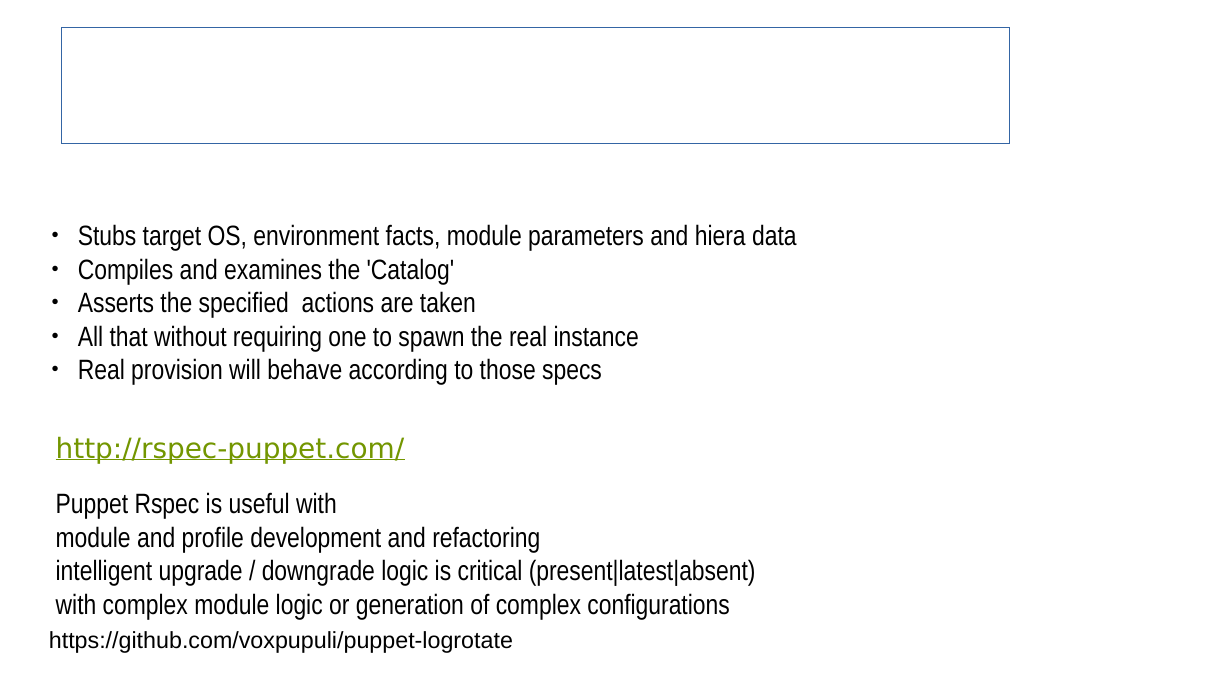
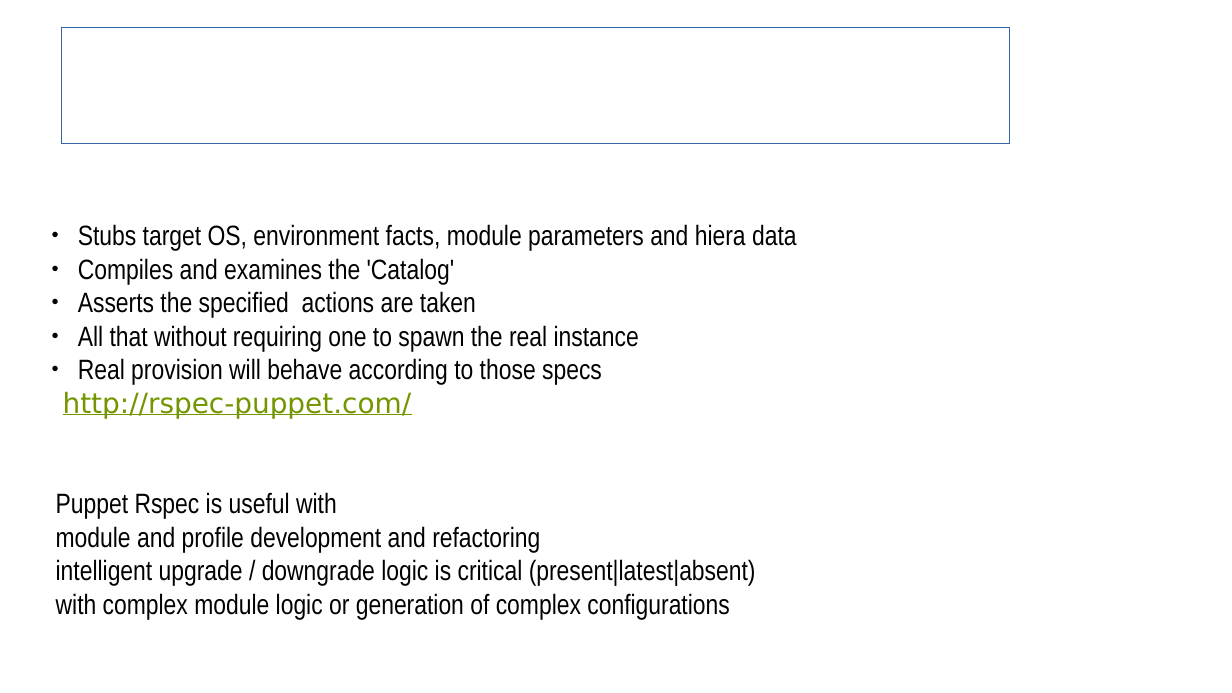
Before and after one commit to sergueik/uru_serverspec, a slide deck: slide 34 of Serverspec Integration in Cloud Provision.odp. Drawn at 1232x693 pixels with LibreOffice and Linux fonts; fonts in the diff are those of the drawing; background and template pictures are left out. Boxes give left, top, right and bottom in pixels: in the first picture for what was removed or moved away, otherwise in the second. Text is boxed around its words. In the diff, an @@ line names an element or a change of style, - is before the commit and + after.

Commit message:
final revision - updated presentation

```diff
--- a/Serverspec Integration in Cloud Provision.odp
+++ b/Serverspec Integration in Cloud Provision.odp
@@ text "http://rspec-puppet.com/": place and size @@
-text "http://rspec-puppet.com/" at (56, 436, 405, 463)
+text "http://rspec-puppet.com/" at (63, 391, 412, 418)
@@ text removed at (49, 631, 513, 653) @@
-https://github.com/voxpupuli/puppet-logrotate
```
Also in this commit, not shown: 3 slides added, 1 other file.
